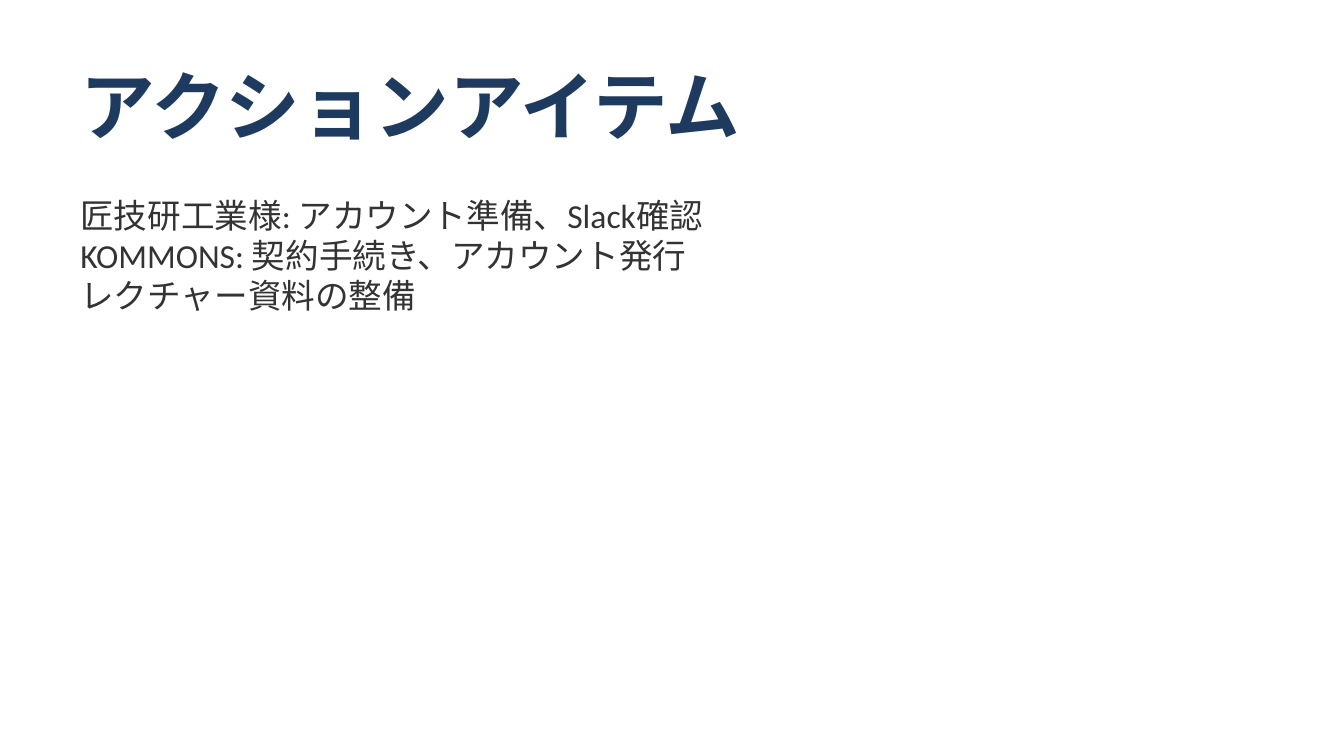
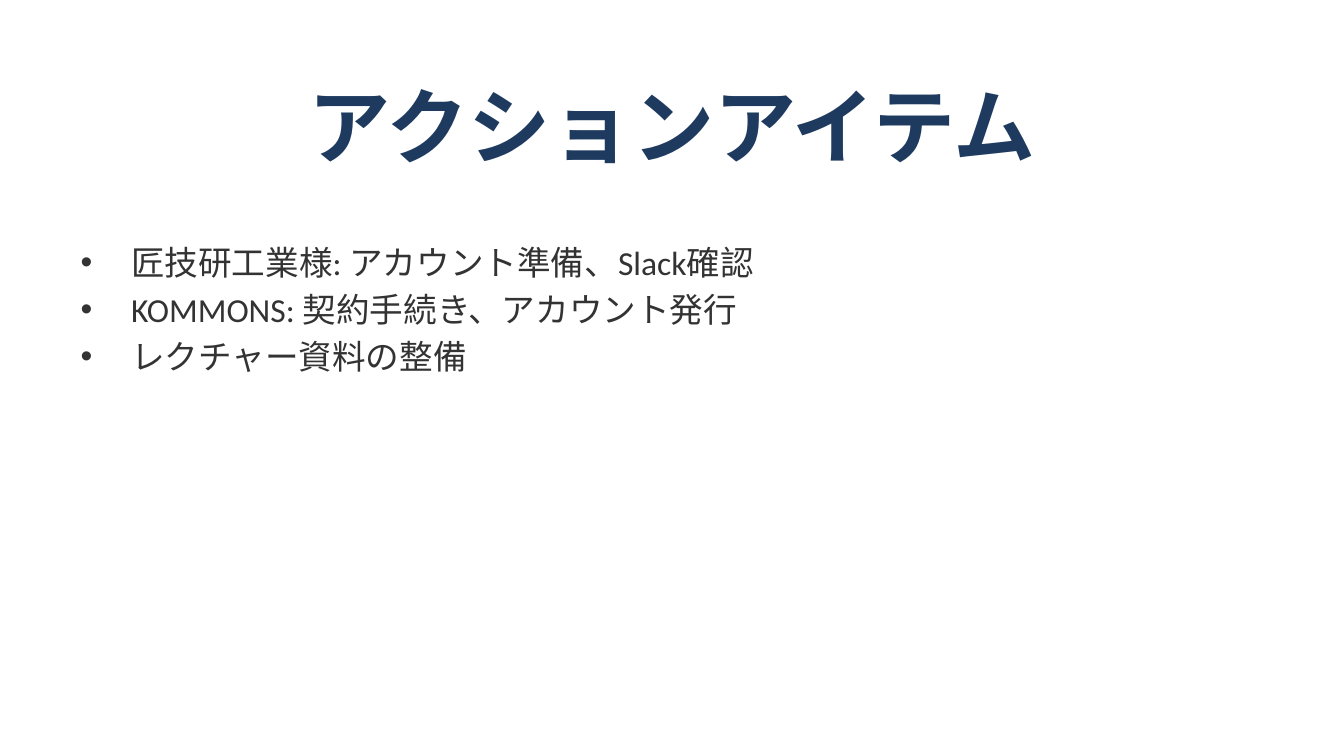
Before and after one commit to shoichitsuno-collab/MySpace_Shoichi-Tsuno, a slide deck: slide 13 of 匠技研工業プロジェクト_オンボーディング計画.pptx. Drawn at 1344x756 pixels with LibreOffice and Linux fonts; fonts in the diff are those of the drawing. Boxes give left, top, right and bottom in pixels: in the first picture for what was removed or moved away, otherwise in the second. Text is boxed around its words. In the diff, an @@ line names an element or a change of style, - is before the commit and + after.

```diff
--- a/匠技研工業プロジェクト_オンボーディング計画.pptx
+++ b/匠技研工業プロジェクト_オンボーディング計画.pptx
@@ title "アクションアイテム" moved from (x1=80, y1=72, x2=740, y2=140) to (x1=308, y1=89, x2=1035, y2=163) @@
@@ title "アクションアイテム" at (x1=308, y1=89, x2=1035, y2=163): size 40 to 44 pt; alignment left to centre; vertical alignment top to middle @@
@@ text at (x1=131, y1=246, x2=754, y2=372): text changed @@
-匠技研工業様: アカウント準備、Slack確認
-KOMMONS: 契約手続き、アカウント発行
-レクチャー資料の整備
+• 匠技研工業様: アカウント準備、Slack確認
+• KOMMONS: 契約手続き、アカウント発行
+• レクチャー資料の整備
```
Also in this commit, not shown: 13 other slides changed.
